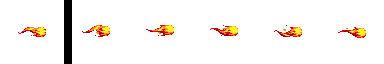
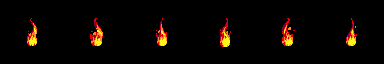
Layer changes from the first 384px x 64px image to the second:
painted on "Background" over [18, 18, 366, 46]
